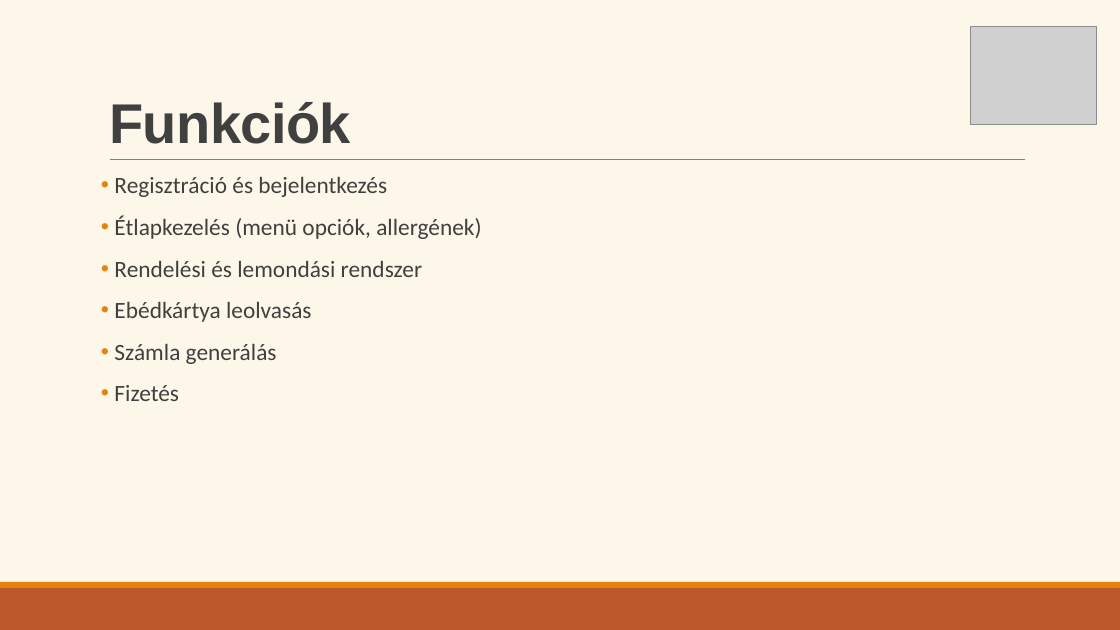
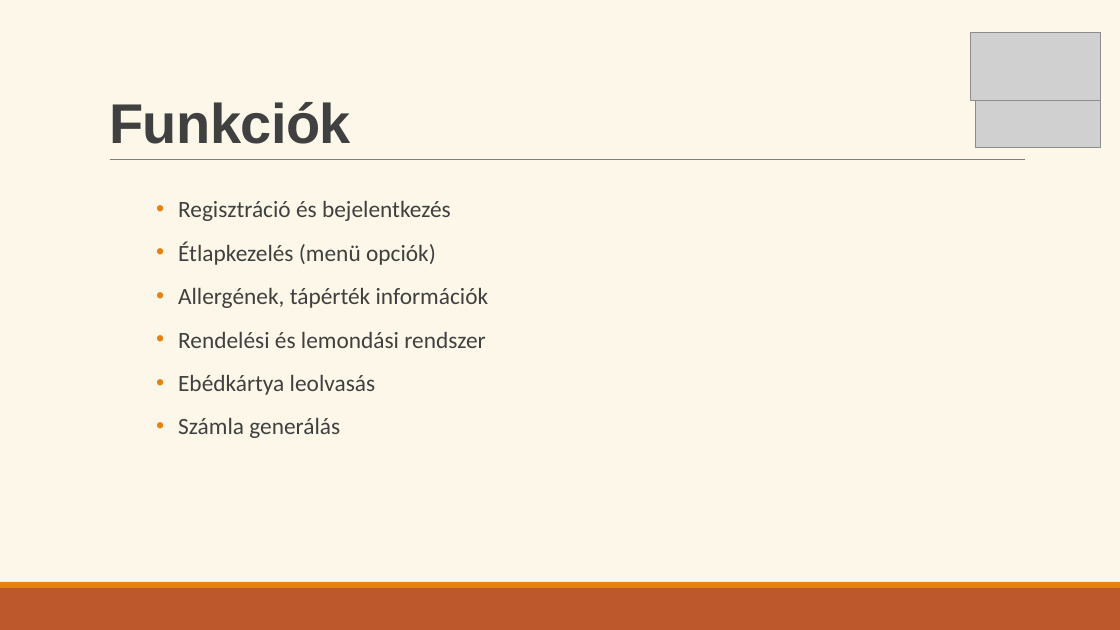
Before and after one commit to Ella50/13_S1_1_vizsgaremek, a slide deck: slide 5 of Dokumentációhoz/Prezentáció/eMenza_AtkariAriella_FarkasDominik.pptx (slide 3 before the commit). Drawn at 1120x630 pixels with LibreOffice and Linux fonts; fonts in the diff are those of the drawing; grey boxes stand for pictures. Boxes give left, top, right and bottom in pixels: in the first picture for what was removed or moved away, otherwise in the second. Text is boxed around its words. In the diff, an @@ line names an element or a change of style, - is before the commit and + after.

```diff
--- a/Dokumentációhoz/Prezentáció/eMenza_AtkariAriella_FarkasDominik.pptx
+++ b/Dokumentációhoz/Prezentáció/eMenza_AtkariAriella_FarkasDominik.pptx
@@ picture: place and size @@
-picture at (970, 26, 1096, 124)
+picture at (970, 32, 1101, 101)
@@ picture added at (975, 95, 1101, 148) @@
@@ text "Regisztráció és bejelentkezés": place and size @@
-text "Regisztráció és bejelentkezés" at (114, 177, 481, 401)
+text "Regisztráció és bejelentkezés" at (178, 201, 489, 438)
@@ text at (178, 201, 485, 438): list level 1 to 2 in "Regisztráció és bejelentkezés"; line spacing 0.9 to 1.3; list level 1 to 2 in "Rendelési és lemondási rendszer"; list level 1 to 2 in "Ebédkártya leolvasás"; list level 1 to 2 in "Számla generálás" @@
@@ text at (178, 241, 489, 308): text changed @@
-• Étlapkezelés (menü opciók, allergének)
+  • Étlapkezelés (menü opciók)
+  • Allergének, tápérték információk
@@ text at (114, 385, 179, 401): paragraph removed @@
-• Fizetés
```
Also in this commit, not shown: 5 other slides changed, 14 slides added, 1 slide removed.
